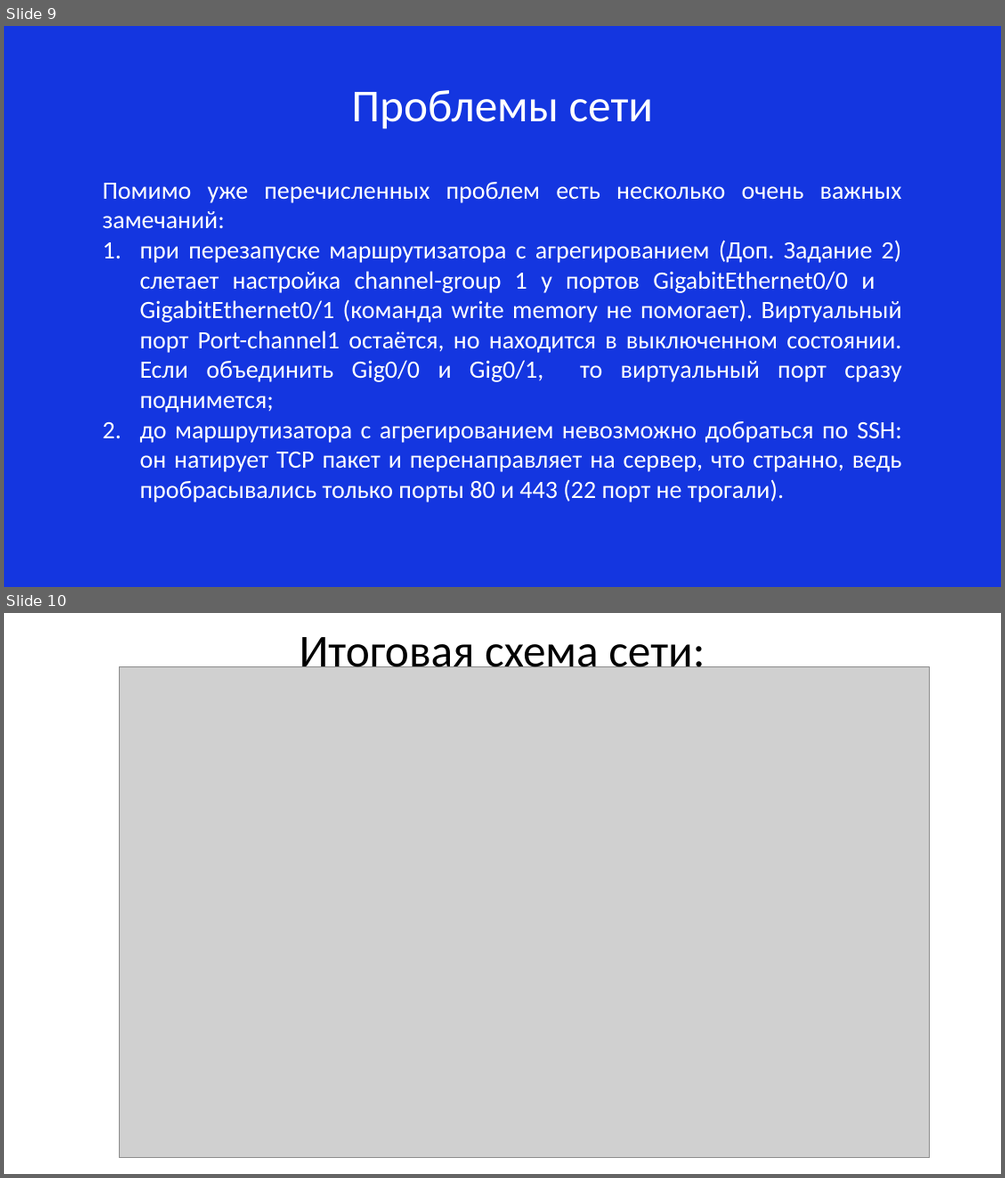
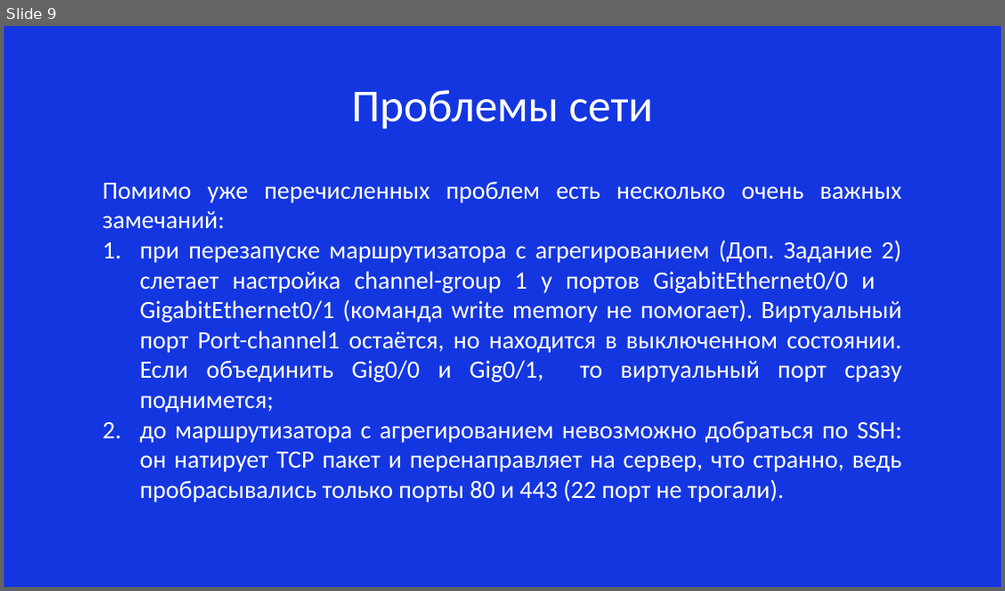
Before and after one commit to XEKAXA/DubnaTECH_SoloCrunch, a slide deck: Решение команды SoloCrunch.pptx. Shown one above the other, each under a label of ours: slides 9 and 10 before the commit, slide 9 after it. The pictures are 1005x1178 and 1005x591 pixels, drawn with LibreOffice and Linux fonts; fonts in the diff are those of the drawing; grey boxes stand for pictures. Boxes give left, top, right and bottom in pixels: in the first picture for what was removed or moved away, otherwise in the second. Text is boxed around its words. In the diff, an @@ line names an element or a change of style, - is before the commit and + after.

```diff
--- a/Решение команды SoloCrunch.pptx
+++ b/Решение команды SoloCrunch.pptx
@@ slide 10 removed at <box>4,613,1001,1174</box>, background #FFFFFF @@
@@ title removed at <box>299,637,704,678</box> @@
-Итоговая схема сети:
@@ picture removed at <box>119,666,930,1157</box> @@
```
Also in this commit, not shown: 5 slides changed, 2 slides added, 12 other files.
